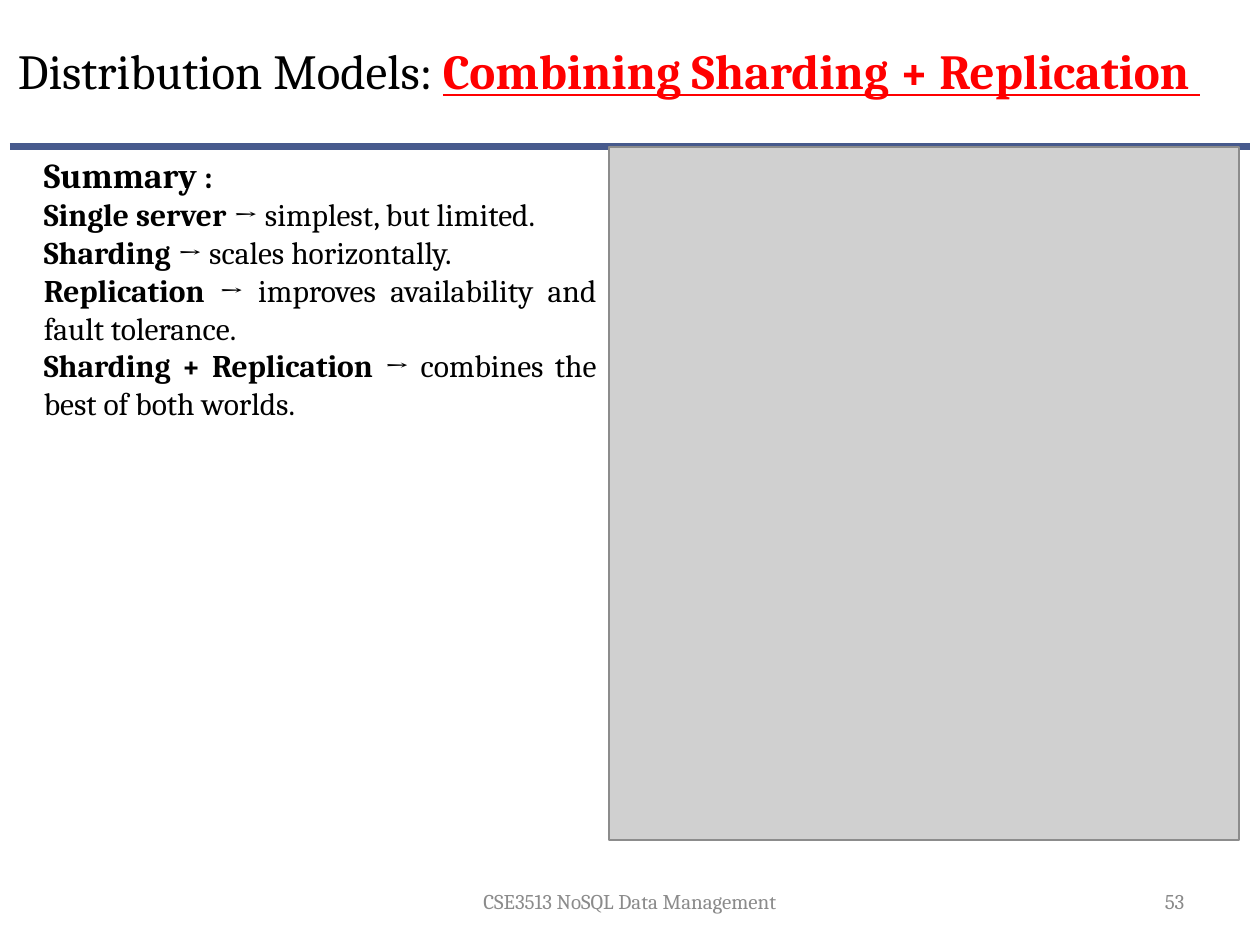
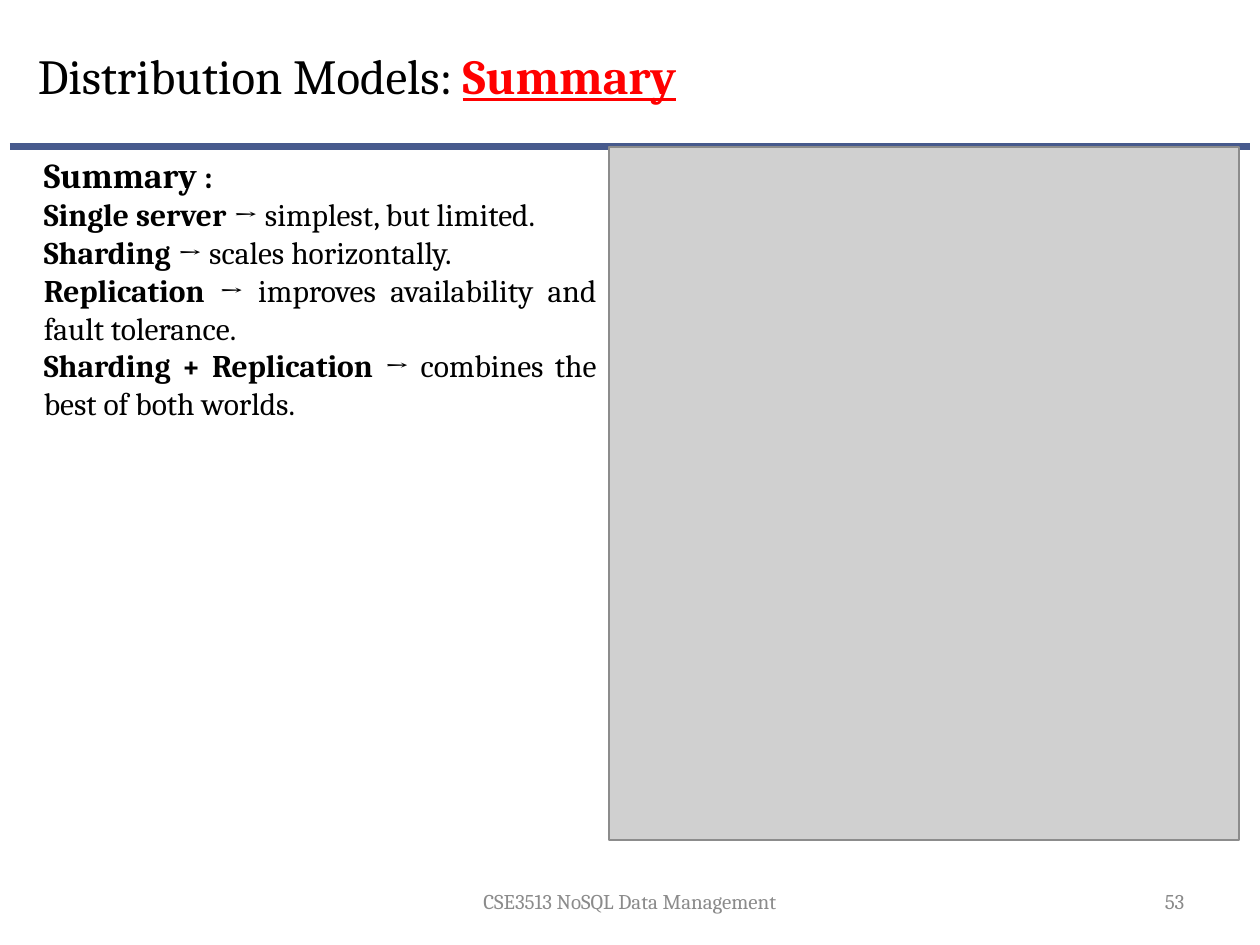
Before and after one commit to suniljeevan/NOSQL-2025, a slide deck: slide 53 of THEORY COURSE MATERIALS/Module 2.pptx. Drawn at 1260x945 pixels with LibreOffice and Linux fonts; fonts in the diff are those of the drawing; grey boxes stand for pictures; background and template pictures are left out. Boxes give left, top, right and bottom in pixels: in the first picture for what was removed or moved away, otherwise in the second. Text is boxed around its words. In the diff, an @@ line names an element or a change of style, - is before the commit and + after.

```diff
--- a/THEORY COURSE MATERIALS/Module 2.pptx
+++ b/THEORY COURSE MATERIALS/Module 2.pptx
@@ text at (x1=38, y1=60, x2=677, y2=105): text changed; text colour #FF0000 to #000000; bold off @@
-Distribution Models: Combining Sharding + Replication
+Distribution Models: Summary
```
Also in this commit, not shown: 2 other slides changed.
